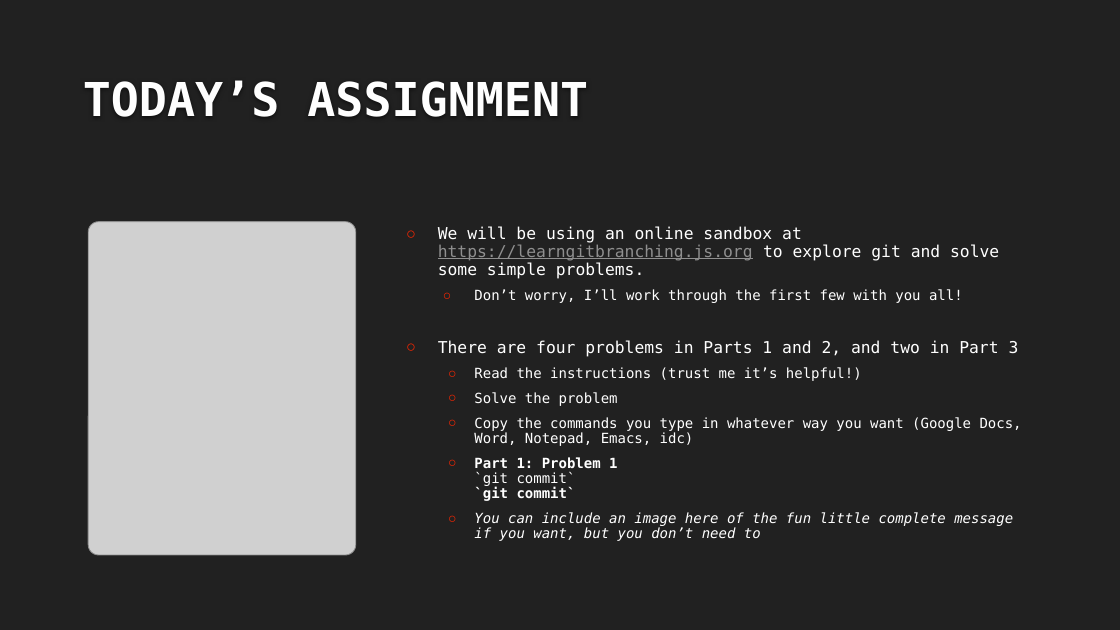
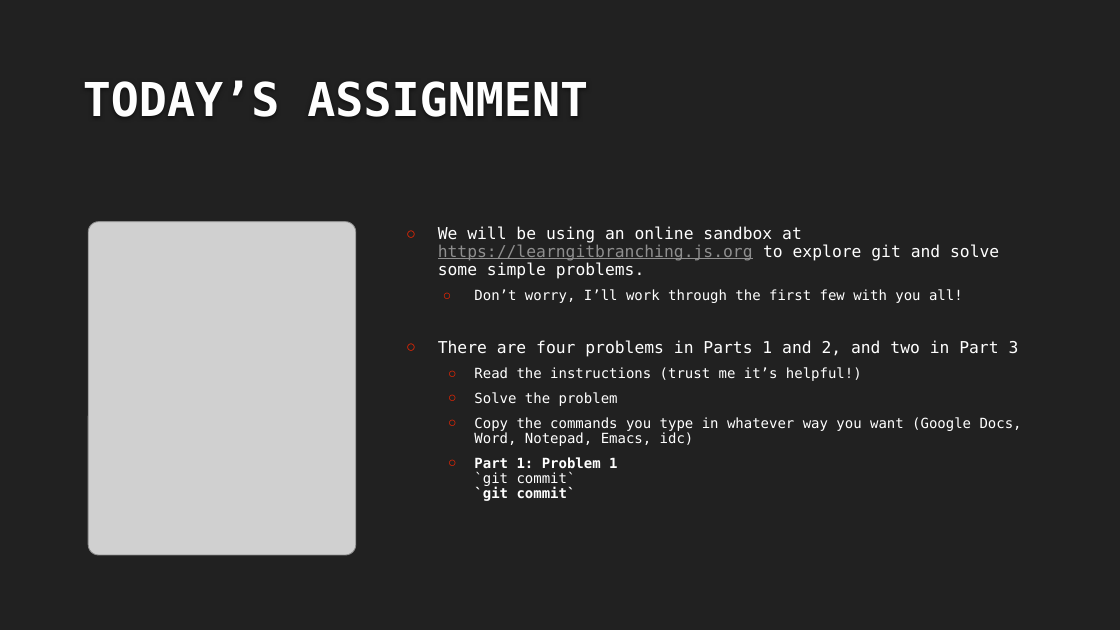
Before and after one commit to ArkashJ/CS411_labs, a slide deck: slide 15 of lab1/Lab-01.pptx. Drawn at 1120x630 pixels with LibreOffice and Linux fonts; fonts in the diff are those of the drawing; grey boxes stand for pictures; background and template pictures are left out. Boxes give left, top, right and bottom in pixels: in the first picture for what was removed or moved away, otherwise in the second. Text is boxed around its words. In the diff, an @@ line names an element or a change of style, - is before the commit and + after.

```diff
--- a/lab1/Lab-01.pptx
+++ b/lab1/Lab-01.pptx
@@ text at (x1=474, y1=512, x2=1013, y2=541): paragraph removed @@
-  ○ You can include an image here of the fun little complete message if you want, but you don’t need to
```
Also in this commit, not shown: 1 other slide changed, 2 other files.
